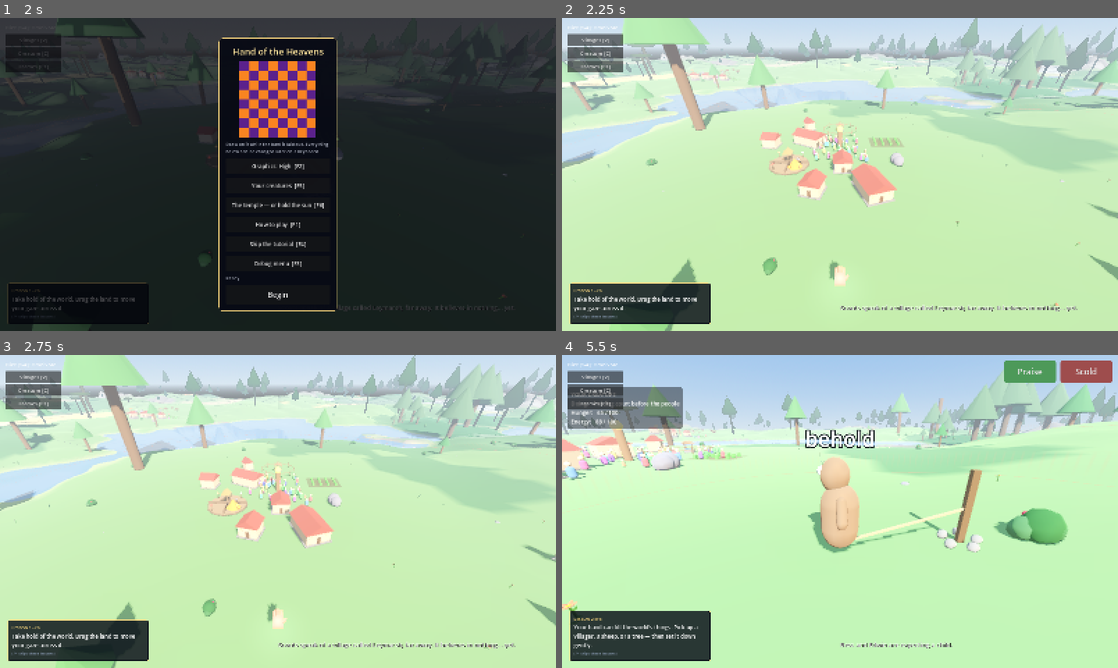
Above: before the commit, frames 1-4 (two rows, left to right).
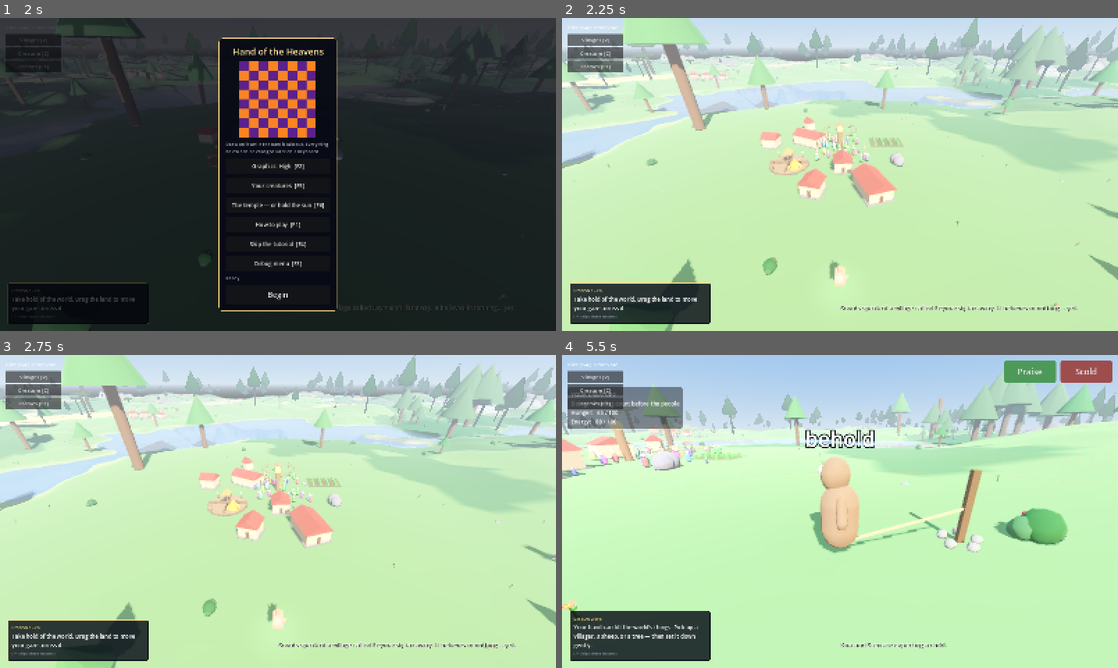
Above: after the commit, the same moments.

Repository: tjloman/tjloman
Game: Godot game, scene res://scenes/main.tscn
Same seed, same stepped clock (60 frames per second), same inputs: the game is played once before the commit and once after it.
Inputs (mouse positions are in pixels of both pictures, inside the frame that each line leads up to):
- Up to frame 1 (2 s): click (239, 183) at 0.52 s; type "Alex" at 0.6 s; click "Begin" at 1.25 s
- Up to frame 2 (2.25 s): click "Begin" at 2 s
- Up to frame 3 (2.75 s): no input
- Up to frame 4 (5.5 s): tap Enter at 2.75 s; move the mouse to (962, 495) at 2.77 s; hold Right 2.78-3.5 s; hold S (cam_back) 2.78-3.5 s; click (962, 495) at 2.92 s; drag from (728, 527) to (812, 574) at 3.52 s; click "Creature [C]" at 4.25 s; move the mouse to (895, 442) at 5.02 s; hold Right from 5.03 s (still down); hold A (cam_left) from 5.03 s (still down)

Frame 1 is identical in both runs. In frame 2, 0.2% of the frame differs, in the area x 27-56%, y 18-47%; in frame 3, 0.3%; in frame 4, 0.8%, in the area x 0-71%, y 25-94%.

Commit message:
Fewer land reads, less land held on LOW, and the meter names who reads
A screenshot had 10,717 land reads a frame and villagers at 0.216 ms
apiece. A land read is seeded_height_at, the dearest question in the
game, and every villager asked it on every physics tick for two things
that almost never change:

- Deep water: now asked twice a second on dry ground (every tick only
  while they are in it, so they still wade out on time). The check
  moved into Wading.drown to keep villager.gd's headroom.
- Below the ground: a villager or beast the physics has on the floor is
  on the drawn land already and no longer asks at all.

Modelled on the screenshot's 436 souls: about 1,830 of those reads a
frame become about 80.

The LOW tier held five rings of land (up to 121 chunks) for a device
already struggling. The camera's far plane on LOW is now 180 m, four
rings (81 chunks), with the fog thickened to hide the nearer edge.

Every land read is now charged to the class with the clock open, and
the meter prints the three that asked most, so the rest can be named
rather than guessed.

tools/land_reads.py: statement checks, break-tested; children.py and
drowning.py follow the drowning check into Wading.

Co-Authored-By: Claude Opus 5.5 <noreply@anthropic.com>
Claude-Session: https://claude.ai/code/session_01NqBKfyc5c6bViy6kUi2S7P

Diff:
--- a/scripts/animals/animal.gd
+++ b/scripts/animals/animal.gd
@@ -659,6 +659,8 @@
 	var world := _world()
 	if world == null:
 		return
+	if is_on_floor():
+		return          # on the collision, which IS the drawn land: see Villager
 	var h := world.height_at(global_position.x, global_position.z)
 	if global_position.y < h - 0.3:
 		global_position.y = h
--- a/scripts/ledger.gd
+++ b/scripts/ledger.gd
@@ -110,6 +110,10 @@
 static var _nodes_then := -1
 static var _nodes_moved := 0
 static var _worst_nodes := 0
+## WHO ASKED FOR THE LAND. The meter could say "10,717 land reads" and not
+## whose; every read is charged to whichever class has the clock open.
+static var _asked := {}
+static var _asked_page := {}
 
 
 ## OPEN A CLOCK ON THIS CLASS, and shut whatever was open.
@@ -172,6 +176,22 @@
 		_worst_nodes = _nodes_moved
 	_spent = {}
 	_rang = {}
+	_asked_page = _asked
+	_asked = {}
+
+
+## One read of the land, charged to whoever has the clock. Only while `on`.
+static func land_read() -> void:
+	_asked[_open] = int(_asked.get(_open, 0)) + 1
+
+
+## Last frame's land reads by class, most first: [name, reads].
+static func land_rows() -> Array:
+	var out := []
+	for what: StringName in _asked_page:
+		out.append([String(what) if what != &"" else "(no clock)", int(_asked_page[what])])
+	out.sort_custom(func(a, b): return a[1] > b[1])
+	return out
 
 
 ## THE BILL, dearest first: [name, milliseconds, how many of them ran].
--- a/scripts/quality.gd
+++ b/scripts/quality.gd
@@ -558,15 +558,19 @@
 ##
 ## SIZED FROM `camera_far` AND NOTHING ELSE. A chunk is 48m and the camera may
 ## be standing on the far edge of its own cell, so covering D metres in the
-## worst case needs ceil(D / 48) rings: 220 -> 5, 300 -> 7, 380 -> 8. Fog does
+## worst case needs ceil(D / 48) rings: 180 -> 4, 300 -> 7, 380 -> 8. Fog does
 ## not let us stop short of that — at these densities the land is still a sixth
 ## visible at the far plane on every tier (see `fog_density`).
 func sight_radius() -> int:
-	return [5, 7, 8][effective_tier()]
-
-
+	return [4, 7, 8][effective_tier()]
+
+
+## LOW WAS 220, which is five rings of land — a hundred and twenty-one chunks
+## held for a device that is already struggling. 180 is four rings, eighty-one
+## chunks, a third less land drawn and kept, with the fog pulled in to match.
+## See `sight_radius` and `fog_density`.
 func camera_far() -> float:
-	return [220.0, 300.0, 380.0][effective_tier()]
+	return [180.0, 300.0, 380.0][effective_tier()]
 
 
 ## How far out the scattered wilderness clutter (trees, bushes, rocks,
@@ -616,7 +620,7 @@
 
 func fog_density() -> float:
 	# A leaner world (LOW) needs thicker fog to hide the near horizon.
-	return [0.008, 0.006, 0.004][effective_tier()]
+	return [0.011, 0.006, 0.004][effective_tier()]
 
 
 ## HOW MANY REAL LIGHTS the night is allowed on the ground, over and above the
--- a/scripts/ui/frame_meter.gd
+++ b/scripts/ui/frame_meter.gd
@@ -449,6 +449,13 @@
 	rows.append("")
 	rows.append("%s land reads (peak %s)"
 		% [_thousands(_land), _thousands(int(_seen(&"land")))])
+	# AND WHOSE: the three classes that asked most.
+	var askers := Ledger.land_rows()
+	if not askers.is_empty():
+		var who := PackedStringArray()
+		for row: Array in askers.slice(0, 3):
+			who.append("%s %s" % [row[0], _thousands(int(row[1]))])
+		rows.append("   by " + ", ".join(who))
 	rows.append("%d draw calls (peak %d), %s primitives"
 		% [int(Performance.get_monitor(Performance.RENDER_TOTAL_DRAW_CALLS_IN_FRAME)),
 			int(_seen(&"calls")),
--- a/scripts/villager/villager.gd
+++ b/scripts/villager/villager.gd
@@ -219,6 +219,13 @@
 var _mount: Animal = null
 var _flee_from := Vector3.ZERO
 var _steady_until := -INF
+## The water's surface where they stand if it is deep enough to drown in, or
+## -INF; and when to ask again. Staggered so a town does not ask all at once.
+## See Wading.drown.
+@warning_ignore("unused_private_class_variable")
+var _water_surface := -INF
+@warning_ignore("unused_private_class_variable")
+var _water_check := randf() * Wading.WATER_EVERY
 var _fall_speed := 0.0
 var _burn_visual: Node3D = null
 ## ALIGHT, OR IN THE AIR — neither is a thing fear can help with. See Agitation.
@@ -920,6 +927,12 @@
 		return
 	var world := _world()
 	if world == null:
+		return
+	# STANDING ON REAL GROUND needs no rescue. The collision is the drawn land,
+	# so a body the solver has on the floor is exactly where it should be; the
+	# read is only for the ones with nothing under them — far out, where the
+	# collision has not streamed in. It was a land read a villager a tick.
+	if is_on_floor():
 		return
 	var h := world.height_at(global_position.x, global_position.z)
 	if global_position.y < h - 0.3:  # tolerance clears resting offsets/mesh dips
@@ -2029,28 +2042,8 @@
 	if state == State.HELD or state == State.FALLING:
 		return
 	var world := _world()
-	if world != null:
-		# Against whatever water is ACTUALLY here — the sea, or a pond standing
-		# in a flooded crater. This read the sea's constant, so a pond was
-		# "underwater" for farming, pathing and catching fire, but not for
-		# drowning: one rule for the ground, another for the people on it.
-		var surface := world.water_level_at(global_position.x, global_position.z)
-		var depth := surface - world.height_at(global_position.x, global_position.z)
-		if depth > DROWN_DEPTH and global_position.y < surface + 0.4:
-			if ChildSafety.spared(self):
-				return    # out of the water and away home: no slow drowning to watch
-			if burning:
-				extinguish()  # water douses the flames, but the drowning goes on
-			# THE WATER CAME TO THEM. Walking INTO water is routed round (see
-			# NavField.water_route), but only a body that is walking asks: a
-			# crowd stood praying in a dry pit when a deluge filled it, and
-			# prayed on up to their necks until they were nearly dead.
-			if state != State.FLEE:
-				Wading.out(self, world)
-			health -= HAZARD_RATE * delta
-			if health <= 0.0:
-				enter_dying()
-				return
+	if world != null and Wading.drown(self, world, delta):
+		return        # spared, or gone under: nothing more this tick
 	if burning:
 		health -= HAZARD_RATE * delta
 		if health <= 0.0:
--- a/scripts/villager/wading.gd
+++ b/scripts/villager/wading.gd
@@ -7,6 +7,44 @@
 ## blasted, a deluge filled it over them, and they stood on up to their necks
 ## until they were nearly dead. Villager._tick_hazards calls this the moment
 ## somebody who is not already running takes drowning damage.
+
+## How often dry ground is asked whether it is still dry. See `drown`.
+const WATER_EVERY := 0.5
+
+
+## DEEP WATER, one tick of it. True when the caller should stop there — the
+## child was spared, or they have gone under.
+##
+## Against whatever water is ACTUALLY here — the sea, or a pond standing in a
+## flooded crater. This once read the sea's constant, so a pond was
+## "underwater" for farming, pathing and catching fire, but not for drowning.
+##
+## ASKED TWICE A SECOND, not every tick. Two land reads a villager a tick was a
+## thousand a tick for a town of five hundred, to learn that dry ground was
+## still dry; nobody walks into deep water in half a second. While they ARE in
+## it, it is asked every tick, so they wade out on time.
+static func drown(who: Villager, world: WorldGen, delta: float) -> bool:
+	who._water_check -= delta
+	var here := who.global_position
+	if who._water_check <= 0.0 or who._water_surface > -INF:
+		who._water_check = WATER_EVERY
+		var level := world.water_level_at(here.x, here.z)
+		var depth := level - world.height_at(here.x, here.z)
+		who._water_surface = level if depth > Villager.DROWN_DEPTH else -INF
+	var surface: float = who._water_surface
+	if surface == -INF or here.y >= surface + 0.4:
+		return false
+	if ChildSafety.spared(who):
+		return true    # out of the water and away home: no slow drowning to watch
+	if who.burning:
+		who.extinguish()  # water douses the flames, but the drowning goes on
+	if who.state != Villager.State.FLEE:
+		out(who, world)
+	who.health -= Villager.HAZARD_RATE * delta
+	if who.health <= 0.0:
+		who.enter_dying()
+		return true
+	return false
 
 
 ## OUT, by the shallowest way. The water is level, so shallowest is uphill is
--- a/scripts/world/world_gen.gd
+++ b/scripts/world/world_gen.gd
@@ -336,6 +336,7 @@
 	# bargain every clocked class in this game already makes.
 	if Ledger.on:
 		reads += 1
+		Ledger.land_read()
 	var biome := biome_at(x, z)
 	var amp := 11.0
 	match biome:
Not shown, changed: tools/children.py
Not shown, changed: tools/drowning.py
Not shown, added: tools/land_reads.py
